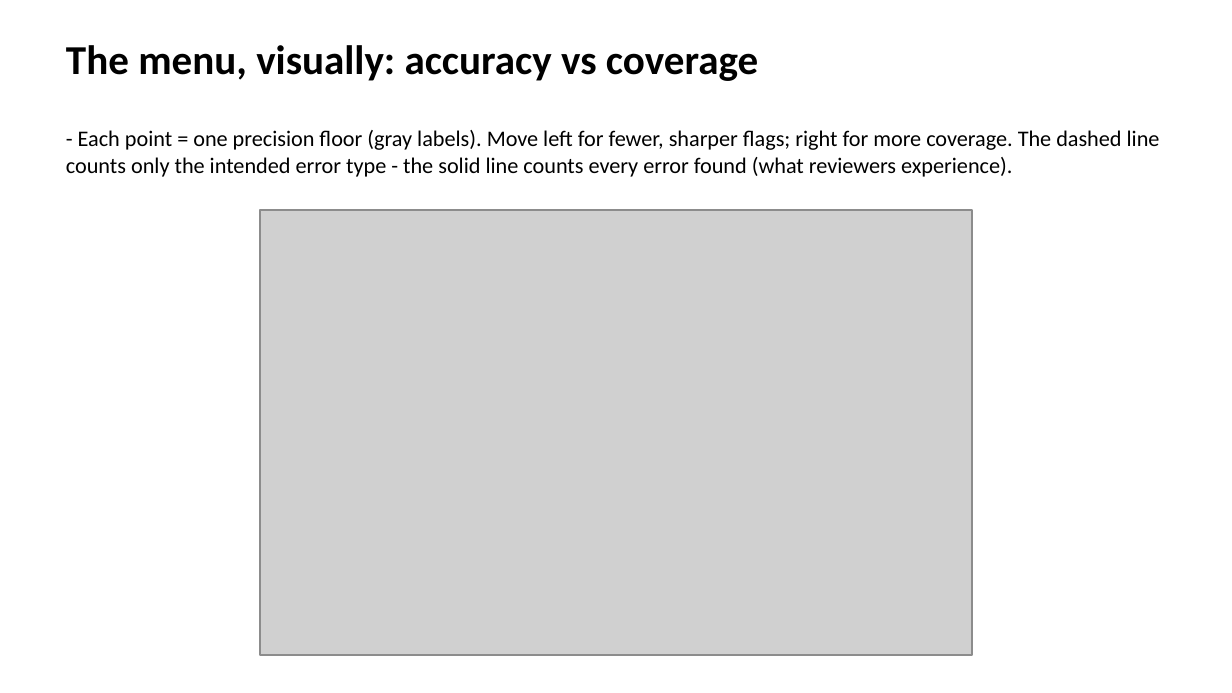
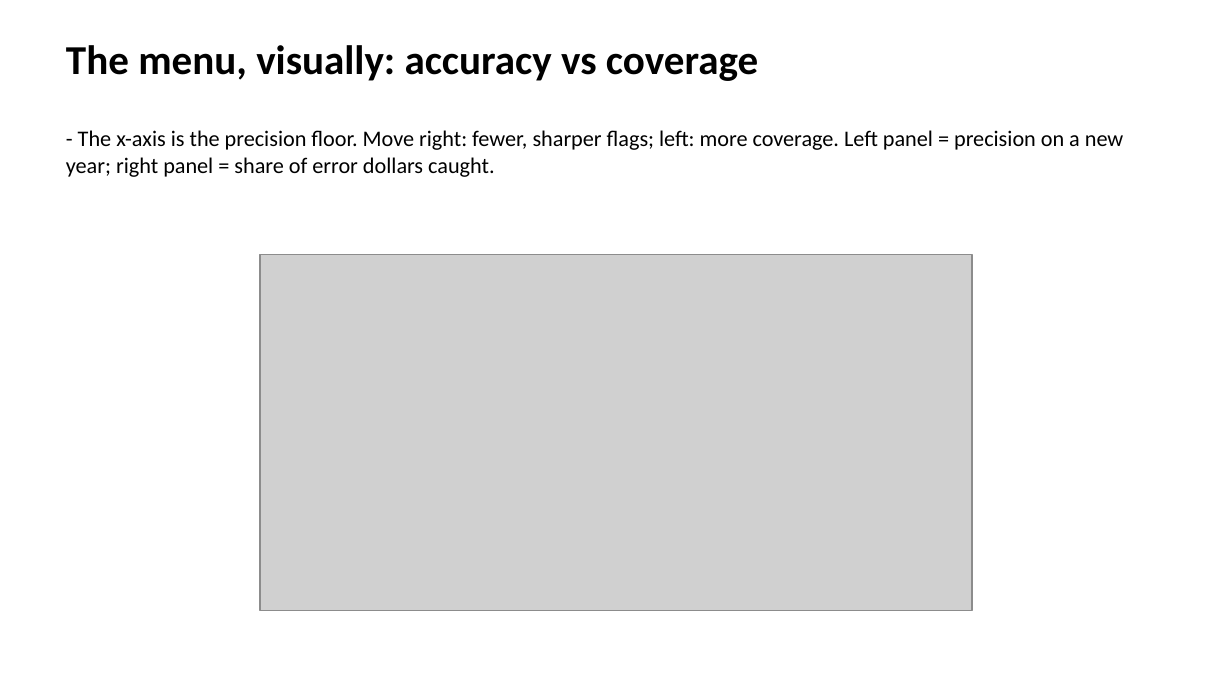
Before and after one commit to giannella/snap_qc, a slide deck: slide 10 of workshop_using_the_inclusion_rules_scripts.pptx. Drawn at 1232x693 pixels with LibreOffice and Linux fonts; fonts in the diff are those of the drawing; grey boxes stand for pictures. Boxes give left, top, right and bottom in pixels: in the first picture for what was removed or moved away, otherwise in the second. Text is boxed around its words. In the diff, an @@ line names an element or a change of style, - is before the commit and + after.

```diff
--- a/workshop_using_the_inclusion_rules_scripts.pptx
+++ b/workshop_using_the_inclusion_rules_scripts.pptx
@@ text at (66,130,1123,177): text changed @@
-- Each point = one precision floor (gray labels). Move left for fewer, sharper flags; right for more coverage. The dashed line counts only the intended error type - the solid line counts every error found (what reviewers experience).
+- The x-axis is the precision floor. Move right: fewer, sharper flags; left: more coverage. Left panel = precision on a new year; right panel = share of error dollars caught.
@@ picture: place and size @@
-picture at (260,211,972,655)
+picture at (260,255,972,611)
```
Also in this commit, not shown: 13 other files.
